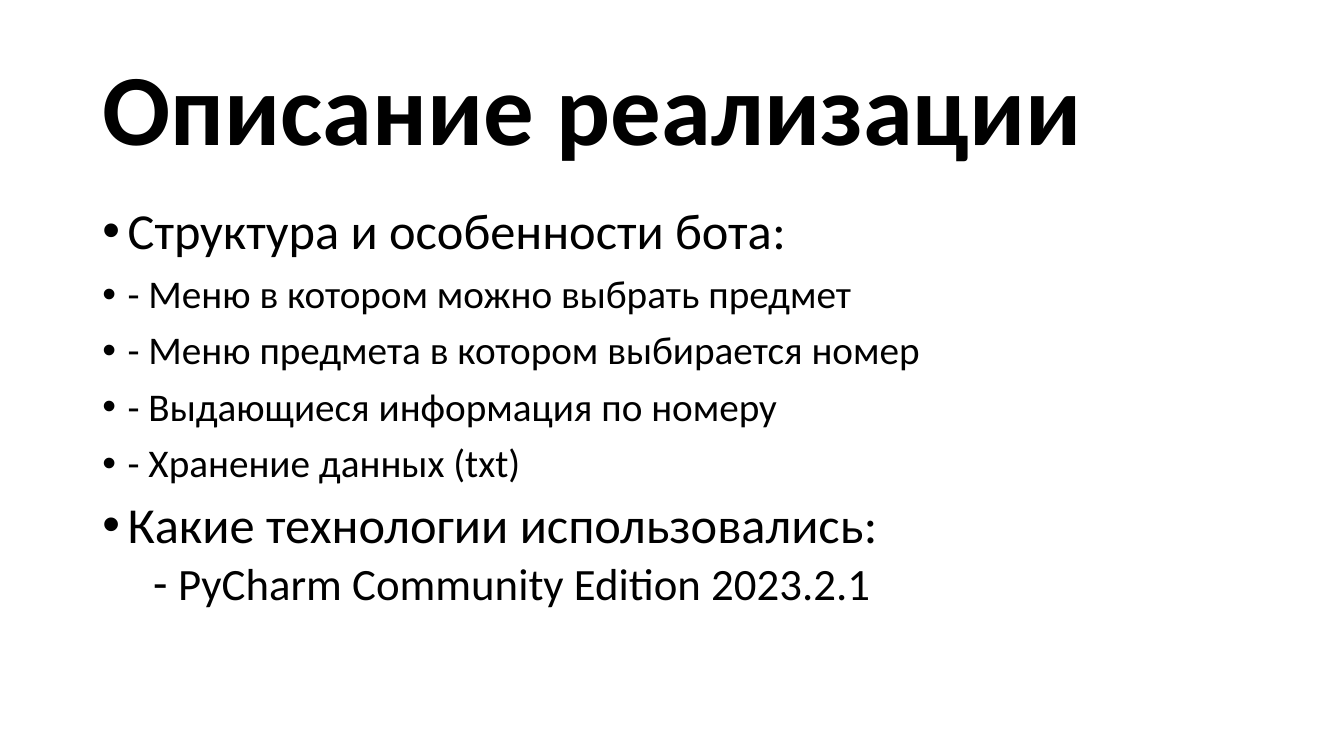
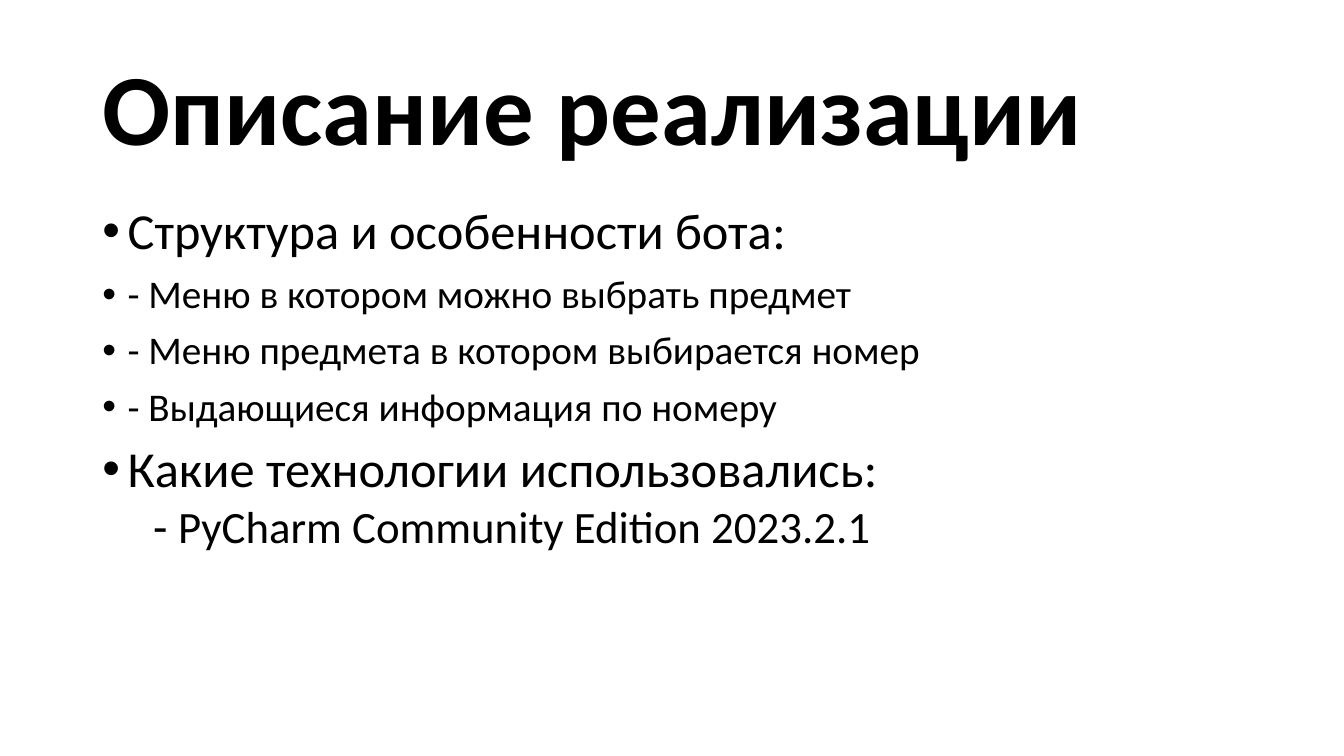
Before and after one commit to pikolala/yandex_project_3, a slide deck: slide 3 of презентация.pptx. Drawn at 1344x756 pixels with LibreOffice and Linux fonts; fonts in the diff are those of the drawing. Boxes give left, top, right and bottom in pixels: in the first picture for what was removed or moved away, otherwise in the second. Text is boxed around its words. In the diff, an @@ line names an element or a change of style, - is before the commit and + after.

```diff
--- a/презентация.pptx
+++ b/презентация.pptx
@@ text at <box>148,448,520,484</box>: paragraph removed @@
-• - Хранение данных (txt)
```
Also in this commit, not shown: 3 slides added, 1 other file.
